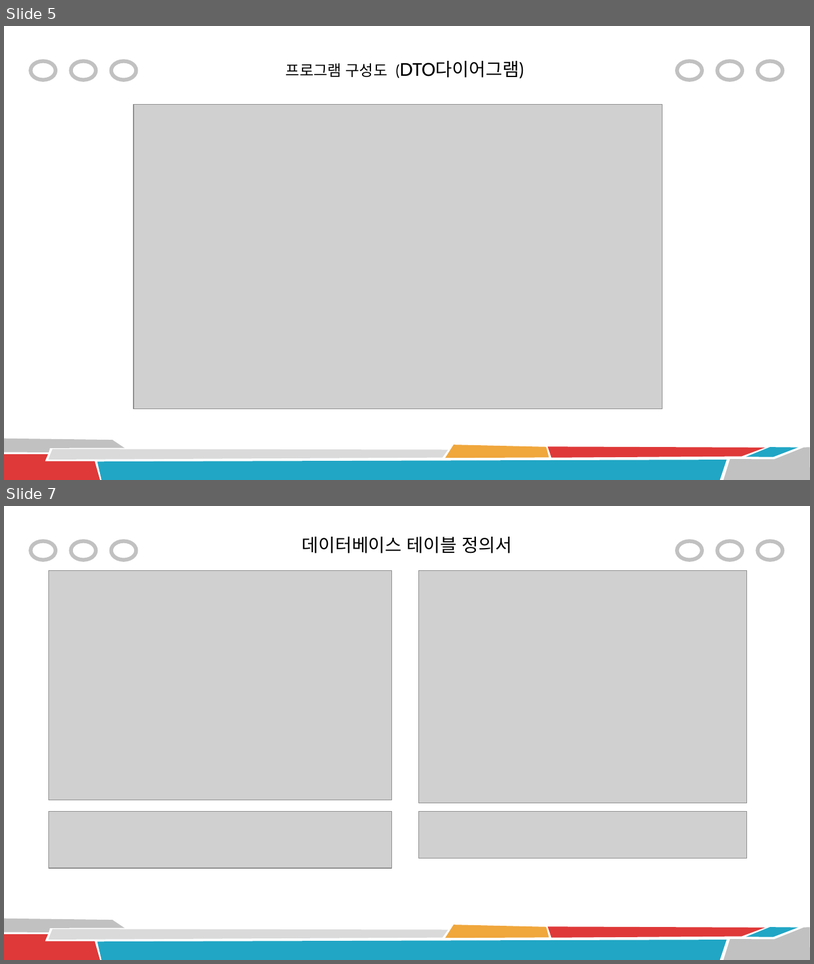
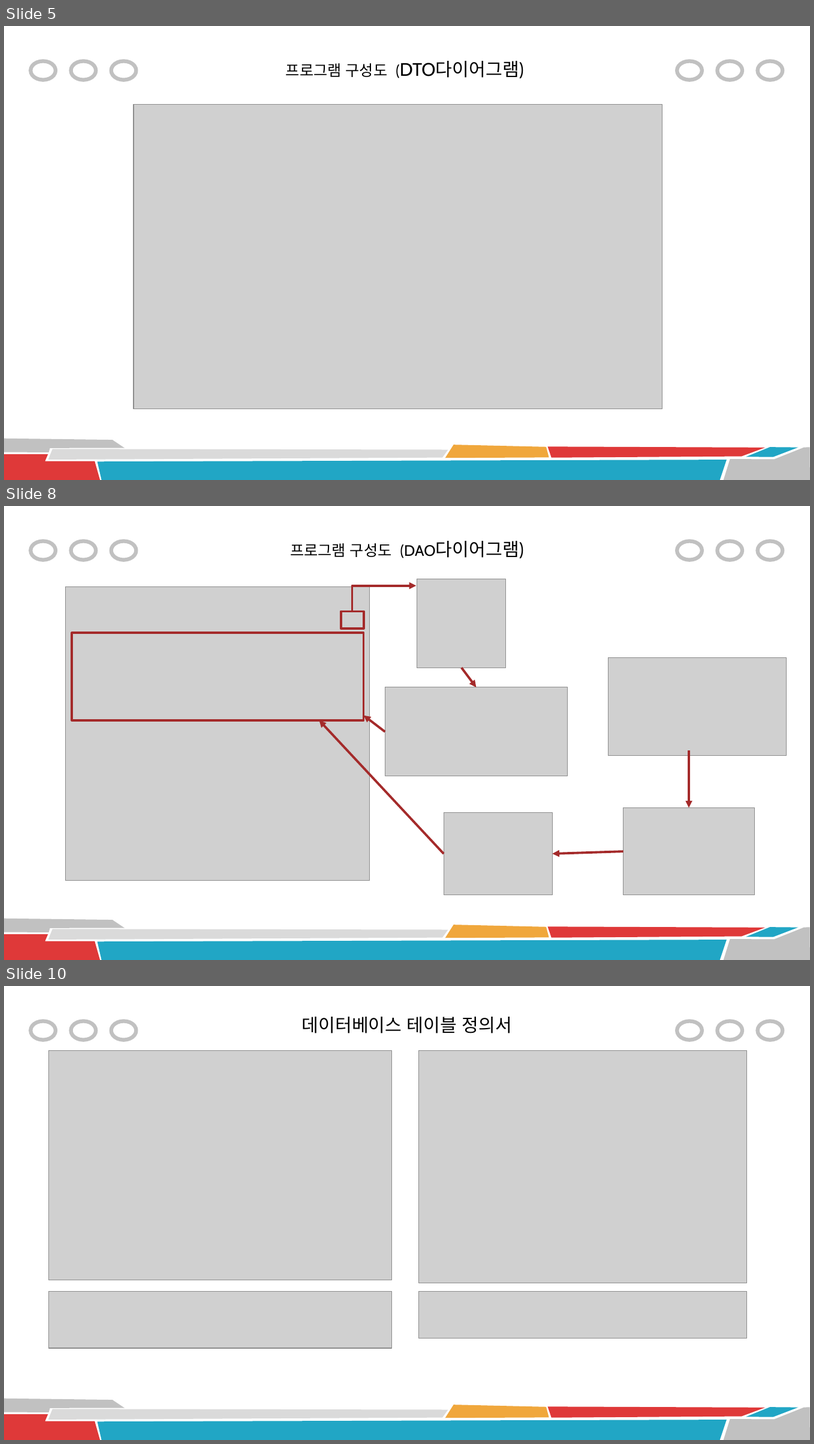
Before and after one commit to shinws9090/shin_student2, a slide deck: document/학생 관리 프로그램2.pptx. Shown one above the other, each under a label of ours: slides 5 and 7 before the commit, slides 5, 8 and 10 after it; the slides between them are not shown. The pictures are 814x964 and 814x1444 pixels, drawn with LibreOffice and Linux fonts; fonts in the diff are those of the drawing; grey boxes stand for pictures. Boxes give left, top, right and bottom in pixels: in the first picture for what was removed or moved away, otherwise in the second. Text is boxed around its words. In the diff, an @@ line names an element or a change of style, - is before the commit and + after.

```diff
--- a/document/학생 관리 프로그램2.pptx
+++ b/document/학생 관리 프로그램2.pptx
@@ slide 8 added at [4,506,810,960], background #FFFFFF; not listed: 14 template elements that a slide beside it also shows @@
@@ title added at [290,543,392,557], 18 pt, text #000000 @@
+프로그램 구성도 (DAO다이어그램)
@@ picture added at [66,587,370,880] @@
@@ elbow arrow added from (353, 611) to (417, 586), #A52A2A 2.75 pt @@
@@ picture added at [417,579,506,667] @@
@@ rectangle added at [341,611,364,628], outline #A52A2A 2.75 pt @@
@@ rectangle added at [72,633,364,721], outline #A52A2A 2.75 pt @@
@@ arrow added from (462, 667) to (476, 687), #A52A2A 2.75 pt @@
@@ picture added at [609,658,787,755] @@
@@ picture added at [385,687,568,776] @@
@@ arrow added from (444, 853) to (319, 720), #A52A2A 2.75 pt @@
@@ arrow added from (385, 732) to (364, 715), #A52A2A 2.75 pt @@
@@ arrow added from (689, 750) to (689, 807), #A52A2A 2.75 pt @@
@@ picture added at [623,807,755,894] @@
@@ picture added at [444,812,552,895] @@
@@ arrow added from (623, 852) to (552, 853), #A52A2A 2.75 pt @@
@@ what was slide 7 is now slide 10 @@
```
Also in this commit, not shown: 5 slides changed, 3 other slides added, 1 slide removed.
